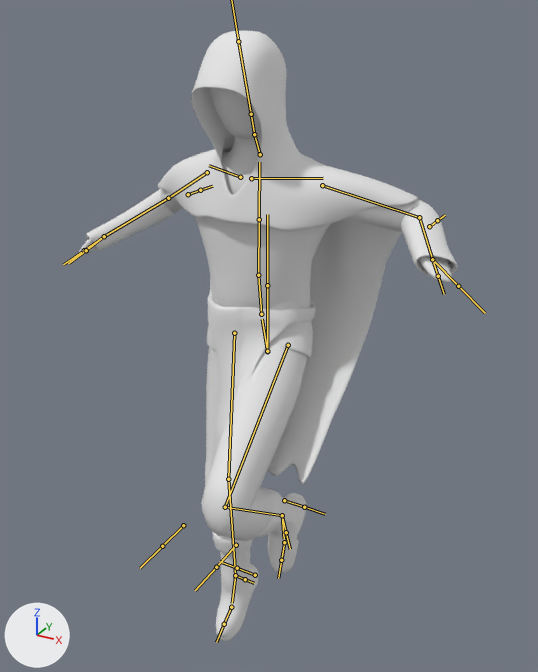
The FBX model MastersOfMana/Assets/Models/SorcererRigged.fbx: old version first, new version second.
Before and after are seen from a 50 mm lens placed at (0.0108, -0.01902, 0.02056), pointed at (0.00045, -0.00019, 0.01114). Arrows for +X, +Y and +Z are at lower left; the lights stay in place. Both versions are drawn at frame 5 of the action 'Rig|JumpStart'; the numbers are the values there. The bones that bend it are drawn over the model as lines.

Objects in the first picture: 'Belt', 'Body', 'Boots', 'Hoodie', 'Jacket', 'Trousers'.
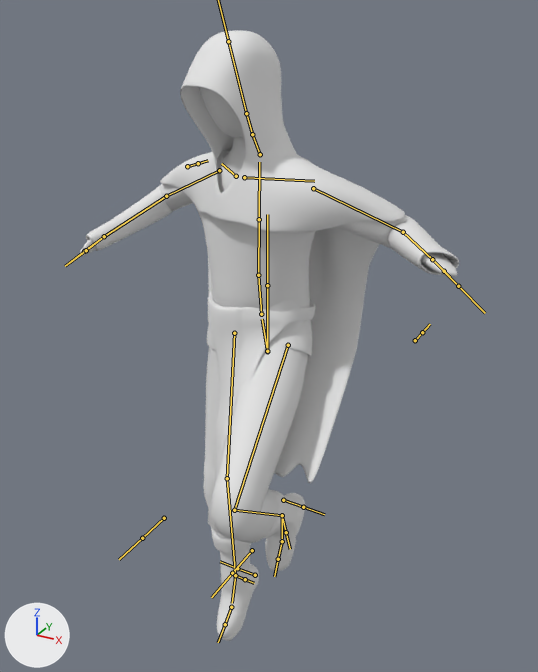
Pixel boxes [x1, y1, x2, y2] of what changed, in the pictures (538 x 672 px):
'Hoodie', posed: before [158, 31, 418, 484]; after [160, 30, 405, 483]
'Jacket', posed: before [86, 152, 457, 359]; after [86, 151, 459, 358]
'Trousers', posed: before [201, 340, 308, 541]; after [204, 339, 309, 543]
'Belt', posed: before [208, 291, 316, 448]; after [208, 291, 315, 483]
'Boots', posed: before [212, 488, 306, 641]; after [212, 489, 305, 641]
'Body', posed: before [79, 88, 452, 535]; after [80, 87, 457, 538]
bone 'upper_arm.L', root to tip: before (322, 185) to (419, 217); after (313, 188) to (403, 232)
bone 'forearm.L', root to tip: before (419, 217) to (432, 259); after (403, 232) to (432, 259)
bone 'upper_arm.R', root to tip: before (207, 172) to (168, 198); after (219, 170) to (166, 196)
bone 'forearm.R', root to tip: before (168, 198) to (104, 236); after (166, 196) to (104, 236)
bone 'thigh.L', root to tip: before (288, 345) to (225, 507); after (288, 345) to (234, 510)
bone 'shin.L', root to tip: before (225, 507) to (282, 515); after (234, 510) to (282, 515)
bone 'thigh.R', root to tip: before (234, 333) to (228, 479); after (234, 333) to (227, 478)
bone 'shin.R', root to tip: before (228, 479) to (235, 575); after (227, 478) to (235, 575)
bone 'toe.R', root to tip: before (231, 607) to (224, 624); after (231, 607) to (225, 624)
bone 'kneeIK.R', root to tip: before (183, 525) to (162, 546); after (164, 518) to (142, 538)

The change in detail:
Bone 'spine.003' (bone_spine_003) turns from (0, 0, 0) to (0, -16, 0) degrees about its own x, y and z.
Bone 'upper_arm.L' (bone_upper_arm_l) turns from (-7, -2, 11) to (-28, -7, -2) degrees about its own x, y and z.
Bone 'forearm.L' (bone_forearm_l) turns from (60, 0, 2) to (61, -11, 21) degrees about its own x, y and z.
Bone 'upper_arm.R' (bone_upper_arm_r) turns from (-10, 2, 0) to (15, -3, -5) degrees about its own x, y and z.
Bone 'forearm.R' (bone_forearm_r) turns from (60, -4, 7) to (50, -5, 11) degrees about its own x, y and z.
Bone 'thigh.L' (bone_thigh_l) turns from (-43, 0, 0) to (-42, -1, -3) degrees about its own x, y and z.
Bone 'shin.L' (bone_shin_l) turns from (90, 0, 0) to (90, -5, 5) degrees about its own x, y and z.
Bone 'thigh.R' (bone_thigh_r) turns from (-2, 0, 0) to (-2, 0, 1) degrees about its own x, y and z.
Bone 'shin.R' (bone_shin_r) turns from (1, 0, 0) to (1, 0, -1) degrees about its own x, y and z.
Bone 'toe.R' (bone_toe_r) turns from (6, 0, 0) to (0, 0, 0) degrees about its own x, y and z.
Bone 'kneeIK.R' (bone_kneeik_r) moves from (0.0, 0.0, 0.0) to (0.078, 0.0, 0.0).
